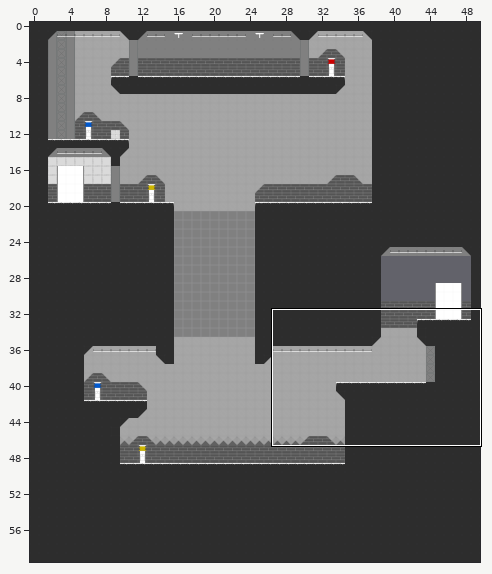
Two versions of a level (Tiled map, FinalAlchemist/assets/data/Level03.tmx). The first picture is a wide view before the edit; the outline marks the close-up.
Close-up. Old version:
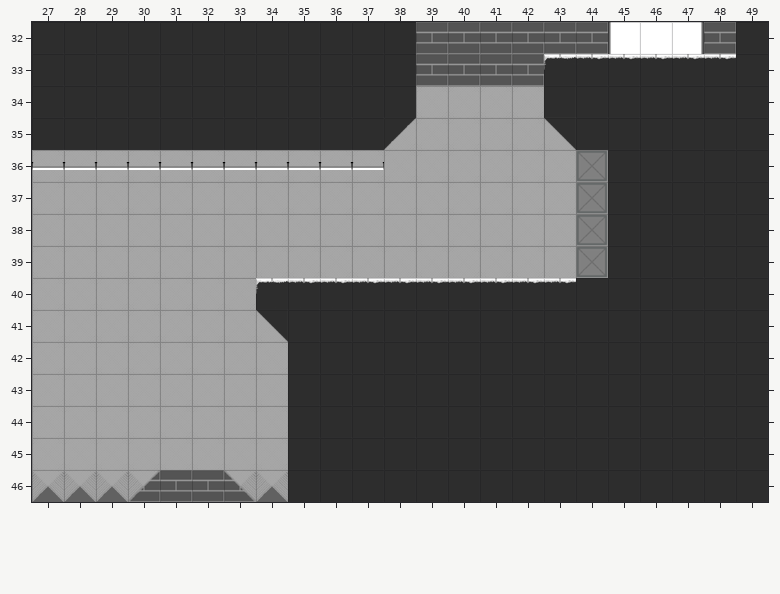
Cells are 50x50 px. Shown: x 27..49, y 32..46.
After the commit:
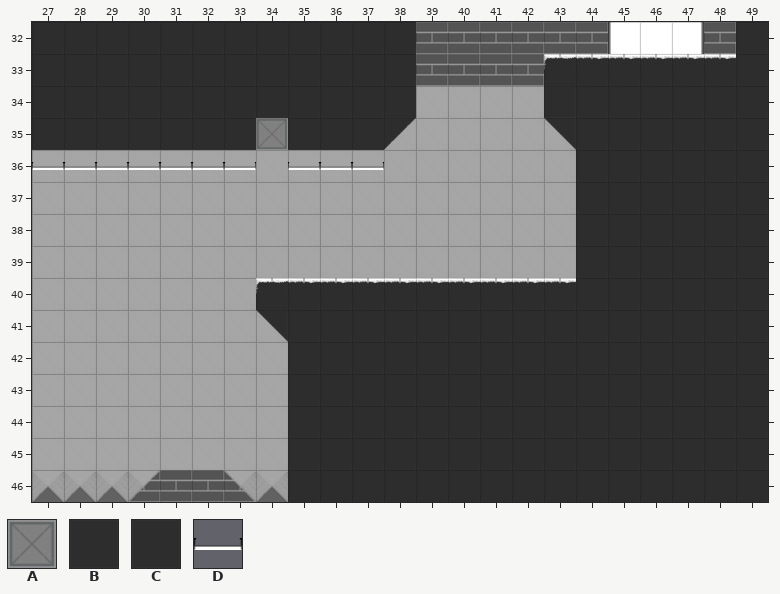
Key: from "Test": A 11, B 21, C 21 turned 90, D 23.
_ is an empty cell.
The edit:
Layer "New Transparency Layer":
The edit erases tile D in row 36 at x 34.
Layer "Walkable Terrain New":
Tile C becomes tile A in row 35 at x 34.
Tile A becomes tile B in rows 36 to 39 at x 44.
Changed places in both close-ups, as pixel boxes (x1, y1, x2, y2):
changed: (256, 118, 288, 170)
changed: (576, 150, 608, 278)
